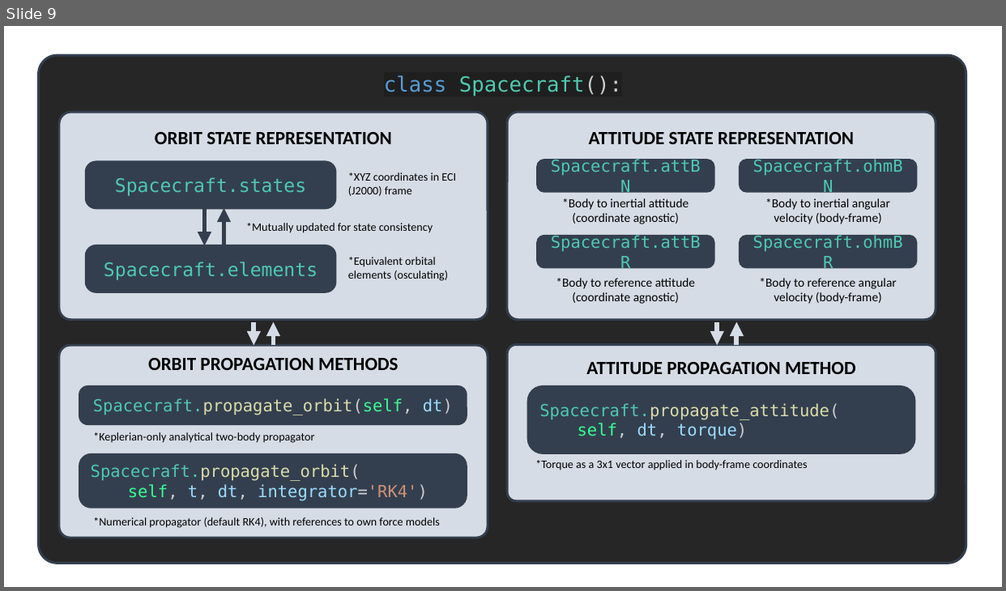
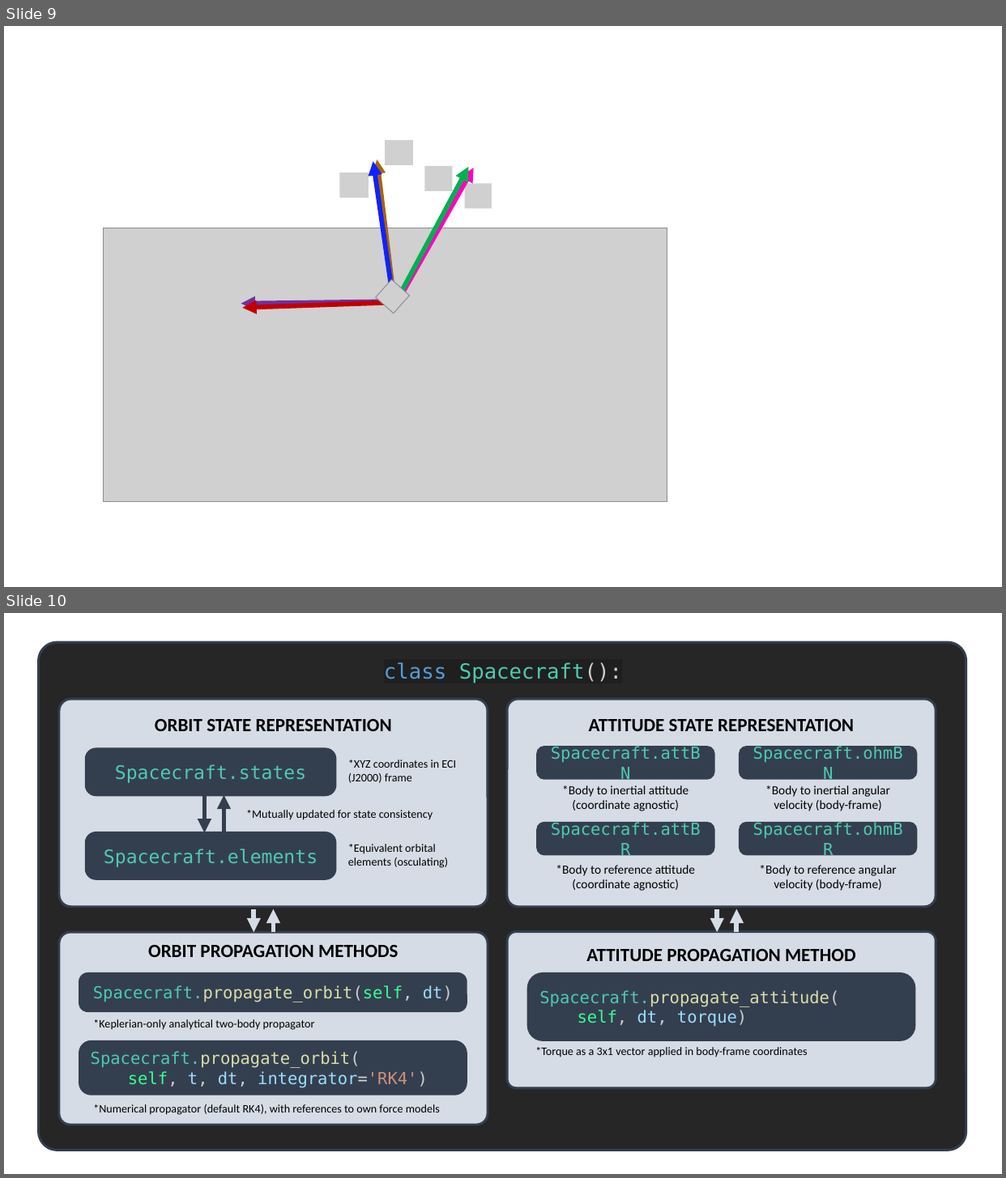
Before and after one commit to sammmlow/AA279C, a slide deck: graphics.pptx. Shown one above the other, each under a label of ours: slide 9 before the commit, slides 9 and 10 after it. The pictures are 1006x591 and 1006x1178 pixels, drawn with LibreOffice and Linux fonts; fonts in the diff are those of the drawing; grey boxes stand for pictures. Boxes give left, top, right and bottom in pixels: in the first picture for what was removed or moved away, otherwise in the second. Text is boxed around its words. In the diff, an @@ line names an element or a change of style, - is before the commit and + after.

```diff
--- a/graphics.pptx
+++ b/graphics.pptx
@@ slide 9 added at bbox=[4, 26, 1002, 587], background #FFFFFF @@
@@ picture added at bbox=[385, 139, 414, 165] @@
@@ arrow added from (394, 304) to (373, 161), #1122FF 4.5 pt @@
@@ arrow added from (394, 298) to (377, 160), #A86400 4.5 pt @@
@@ arrow added from (396, 301) to (469, 167), #00B050 4.5 pt @@
@@ arrow added from (398, 300) to (473, 169), #FF01BC 4.5 pt @@
@@ picture added at bbox=[424, 166, 453, 191] @@
@@ picture added at bbox=[340, 173, 368, 199] @@
@@ picture added at bbox=[464, 183, 492, 209] @@
@@ picture added at bbox=[104, 228, 667, 502] @@
@@ picture added at bbox=[246, 262, 275, 288] @@
@@ picture added at bbox=[376, 280, 410, 314] @@
@@ ellipse added at bbox=[377, 281, 408, 312], fill #00B050 @@
@@ picture added at bbox=[213, 303, 242, 328] @@
@@ arrow added from (397, 301) to (241, 304), #7030A0 4.5 pt @@
@@ arrow added from (395, 303) to (243, 308), #C00000 4.5 pt @@
@@ what was slide 9 is now slide 10 @@
```
Also in this commit, not shown: 10 other files.
